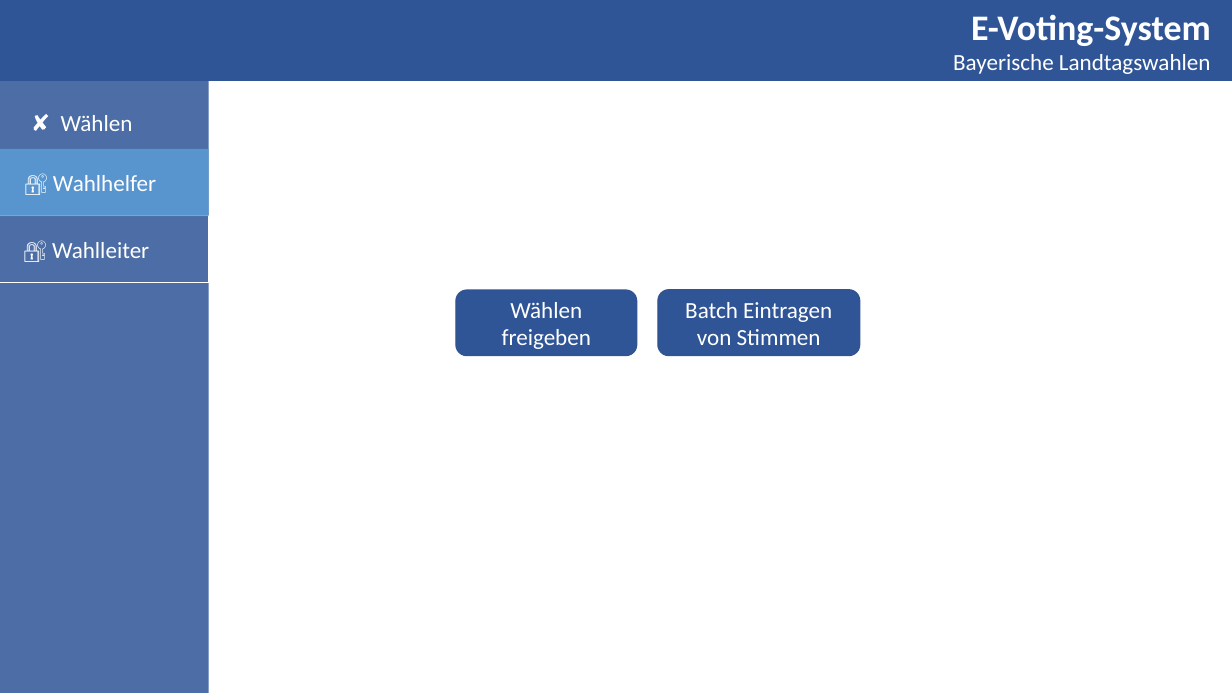
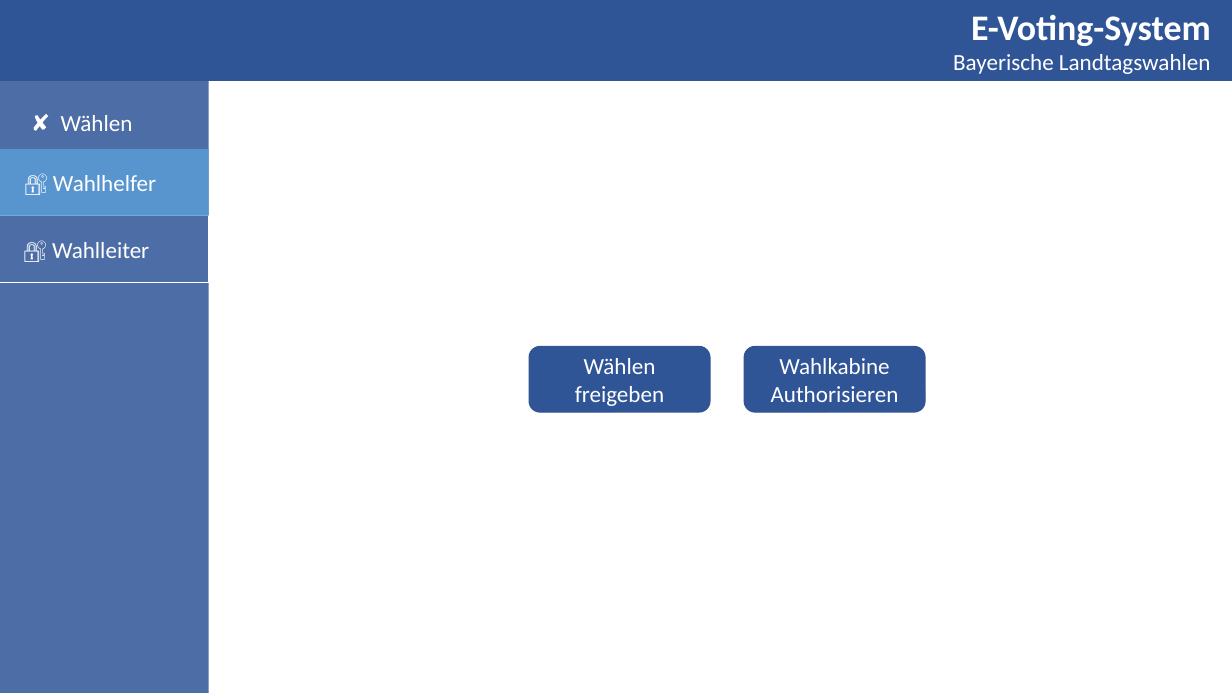
Before and after one commit to DominikHorn/wise2019-dbsystems-project, a slide deck: slide 4 of specification/Mock.pptx. Drawn at 1232x693 pixels with LibreOffice and Linux fonts; fonts in the diff are those of the drawing. Boxes give left, top, right and bottom in pixels: in the first picture for what was removed or moved away, otherwise in the second. Text is boxed around its words. In the diff, an @@ line names an element or a change of style, - is before the commit and + after.

```diff
--- a/specification/Mock.pptx
+++ b/specification/Mock.pptx
@@ rounded rectangle removed at box(658, 290, 860, 356) @@
-Batch Eintragen von Stimmen
@@ rounded rectangle "Wählen freigeben": place and size @@
-rounded rectangle "Wählen freigeben" at box(456, 290, 637, 356)
+rounded rectangle "Wählen freigeben" at box(530, 347, 711, 412)
@@ rounded rectangle added at box(744, 347, 925, 412), fill #2F5597, outline #325491 1 pt, 18 pt, text #FFFFFF @@
+Wahlkabine Authorisieren
```
Also in this commit, not shown: 2 other slides changed, 1 slide removed, 4 other files.
